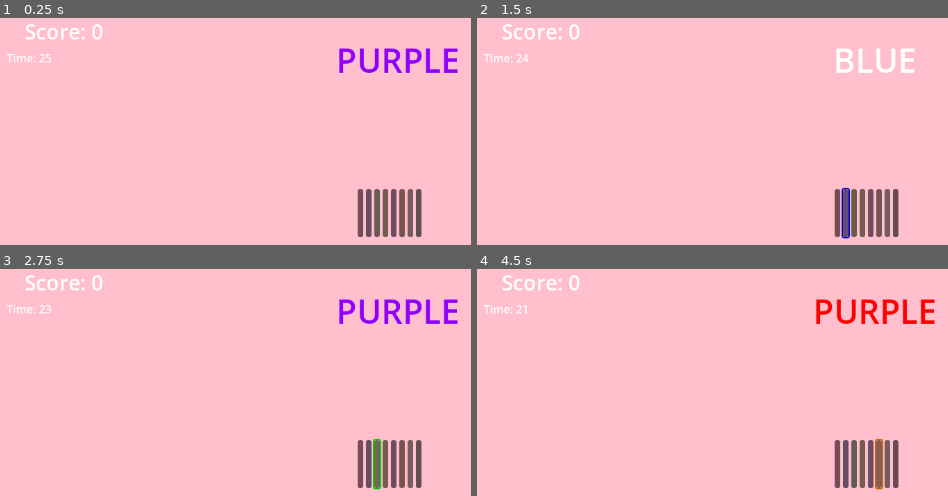
Above: before the commit, frames 1-4 (two rows, left to right).
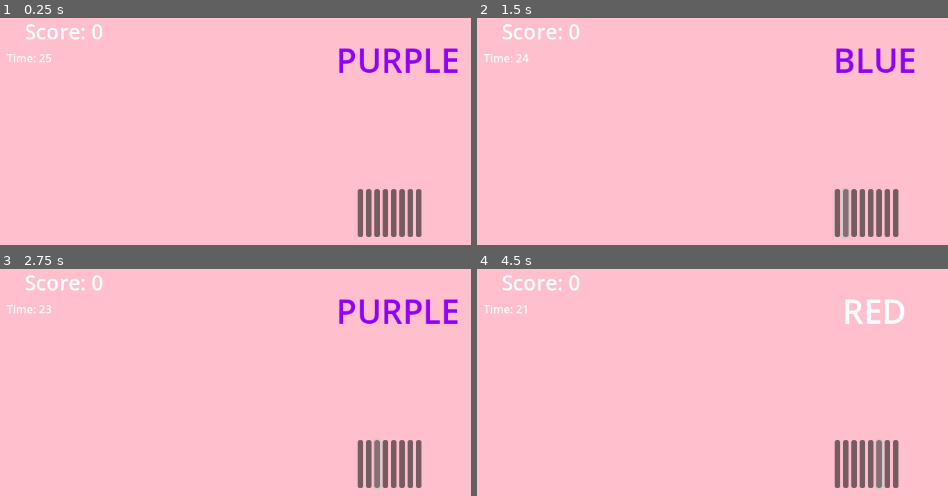
Above: after the commit, the same moments.

Repository: djimichristy-art/ColorMatch
Game: Godot game, scene res://color_match.tscn
Same seed, same stepped clock (60 frames per second), same inputs: the game is played once before the commit and once after it.
Inputs (mouse positions are in pixels of both pictures, inside the frame that each line leads up to):
- Up to frame 1 (0.25 s): no input
- Up to frame 2 (1.5 s): click (834, 213) at 0.5 s; click (844, 213) at 1.25 s
- Up to frame 3 (2.75 s): click (376, 464) at 2 s
- Up to frame 4 (4.5 s): click (863, 464) at 2.75 s; click (872, 464) at 3.5 s; click (877, 464) at 4.25 s

The runs differ from the first frame. In frame 2, 1.4% of the frame differs, in the area x 76-93%, y 13-98%; in frame 3, 0.4%; in frame 4, 2.1%, in the area x 71-98%, y 13-98%.

Commit message:
changed the script to make the game more difficult

Diff:
--- a/color_match.gd
+++ b/color_match.gd
@@ -3,18 +3,19 @@
 # Words and their colors
 var words = ["RED", "BLUE", "GREEN", "YELLOW", "PURPLE", "ORANGE", "WHITE", "BLACK"]
 var colors = [
-	Color.RED,       # RED
-	Color.BLUE,      # BLUE
-	Color.GREEN,     # GREEN
-	Color.YELLOW,    # YELLOW
-	Color(0.56,0,1), # PURPLE
-	Color(1,0.5,0),  # ORANGE
-	Color.WHITE,     # WHITE
-	Color.BLACK      # BLACK
+	Color.RED,
+	Color.BLUE,
+	Color.GREEN,
+	Color.YELLOW,
+	Color(0.56,0,1), # Purple
+	Color(1,0.5,0),  # Orange
+	Color.WHITE,
+	Color.BLACK
 ]
 
 # Game variables
 var score := 0
+var combo := 0
 var current_color : Color
 var game_over := false
 var time_left := 25
@@ -25,6 +26,8 @@
 @onready var timer_label = $TimerLabel
 @onready var background = $Background
 @onready var restart_btn = $ButtonContainer/RestartButton
+@onready var game_timer = $GameTimer
+
 @onready var red_btn = $ButtonContainer/RedButton
 @onready var blue_btn = $ButtonContainer/BlueButton
 @onready var green_btn = $ButtonContainer/GreenButton
@@ -33,28 +36,22 @@
 @onready var orange_btn = $ButtonContainer/OrangeButton
 @onready var white_btn = $ButtonContainer/WhiteButton
 @onready var black_btn = $ButtonContainer/BlackButton
-@onready var game_timer = $GameTimer
+
 
 func _ready():
 	randomize()
 
-	# Reset UI
+	score = 0
+	combo = 0
+	time_left = 25
+	game_over = false
+
 	score_label.text = "Score: 0"
-	timer_label.text = "Time: " + str(time_left)
-	word_label.text = ""
+	timer_label.text = "Time: 25"
 	restart_btn.visible = false
+	background.color = Color(1, 0.75, 0.8)
 
-	# Set button colors
-	red_btn.self_modulate = Color.RED
-	blue_btn.self_modulate = Color.BLUE
-	green_btn.self_modulate = Color.GREEN
-	yellow_btn.self_modulate = Color.YELLOW
-	purple_btn.self_modulate = Color(0.56,0,1)
-	orange_btn.self_modulate = Color(1,0.5,0)
-	white_btn.self_modulate = Color.WHITE
-	black_btn.self_modulate = Color.BLACK
-
-	# Connect buttons
+	# CONNECT ALL COLOR BUTTONS
 	red_btn.pressed.connect(func(): _on_color_pressed(Color.RED))
 	blue_btn.pressed.connect(func(): _on_color_pressed(Color.BLUE))
 	green_btn.pressed.connect(func(): _on_color_pressed(Color.GREEN))
@@ -64,11 +61,11 @@
 	white_btn.pressed.connect(func(): _on_color_pressed(Color.WHITE))
 	black_btn.pressed.connect(func(): _on_color_pressed(Color.BLACK))
 
+	# CONNECT RESTART BUTTON
 	restart_btn.pressed.connect(_on_restart_pressed)
 
-	# Setup timer
+	# TIMER SETUP
 	game_timer.wait_time = 1
-	game_timer.one_shot = false
 	game_timer.timeout.connect(_on_timer_timeout)
 	game_timer.start()
 
@@ -79,14 +76,11 @@
 	if game_over:
 		return
 
-	# Background stays pink
-	background.color = Color(1, 0.75, 0.8)
+	var word_index = randi() % words.size()
+	var color_index = randi() % colors.size()
 
-	# Random word
-	word_label.text = words[randi() % words.size()]
-
-	# Random word color
-	current_color = colors[randi() % colors.size()]
+	word_label.text = words[word_index]
+	current_color = colors[color_index]
 	word_label.add_theme_color_override("font_color", current_color)
 
 
@@ -95,13 +89,16 @@
 		return
 
 	if chosen_color == current_color:
-		score += 1
+		combo += 1
+		score += 1 + combo
+		time_left = max(time_left - 1, 5) # reduce time but not below 5
 	else:
+		combo = 0
 		score = max(score - 1, 0)
 
 	score_label.text = "Score: " + str(score)
+	timer_label.text = "Time: " + str(time_left)
 
-	await get_tree().create_timer(0.4).timeout
 	show_new_word()
 
 
@@ -112,21 +109,29 @@
 	time_left -= 1
 	timer_label.text = "Time: " + str(time_left)
 
+	# Low time warning
+	if time_left <= 5:
+		background.color = Color(1, 0.4, 0.4)
+	else:
+		background.color = Color(1, 0.75, 0.8)
+
 	if time_left <= 0:
 		game_over = true
-		word_label.text = "GAME OVER"
+		game_timer.stop()
+		word_label.text = "GAME OVER\nSCORE: " + str(score)
 		restart_btn.visible = true
-		game_timer.stop()
 
 
 func _on_restart_pressed():
 	score = 0
+	combo = 0
 	time_left = 25
 	game_over = false
 
 	score_label.text = "Score: 0"
-	timer_label.text = "Time: " + str(time_left)
+	timer_label.text = "Time: 25"
 	restart_btn.visible = false
+	background.color = Color(1, 0.75, 0.8)
 
 	game_timer.start()
 	show_new_word()
--- a/color_match.tscn
+++ b/color_match.tscn
@@ -100,3 +100,5 @@
 layout_mode = 2
 
 [node name="GameTimer" type="Timer" parent="."]
+
+[connection signal="pressed" from="ButtonContainer/RedButton" to="." method="_on_red_button_pressed"]
